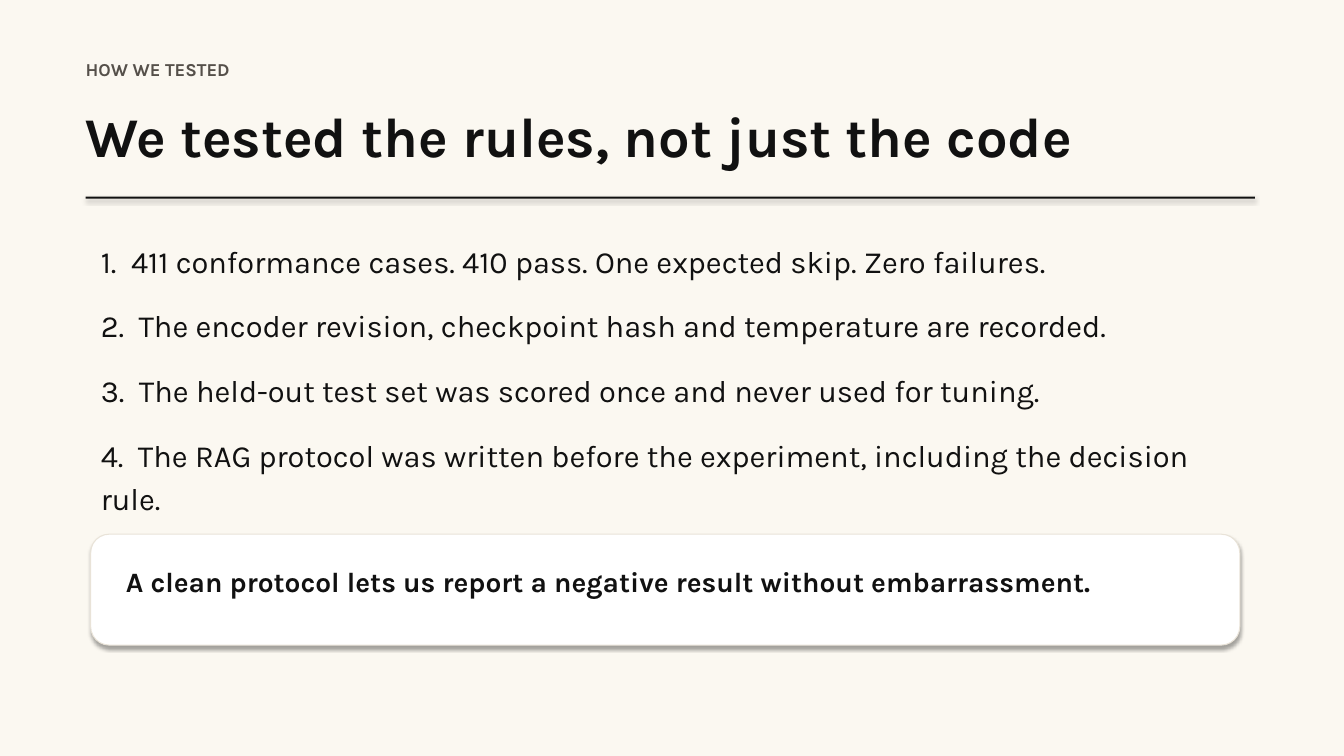
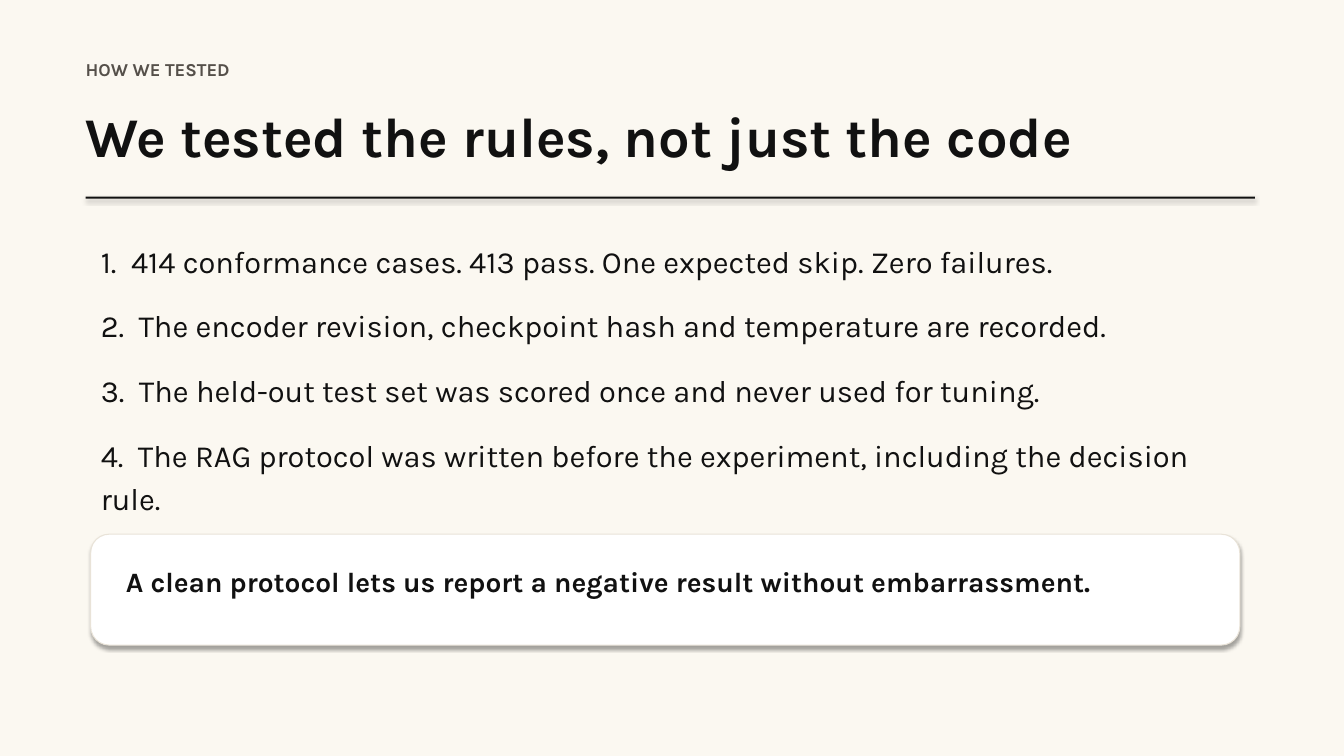
Before and after one commit to DharmilG/Misinformation-Detection, a slide deck: slide 17 of Project_Presentation.pptx (slide 13 before the commit). Drawn at 1344x756 pixels with LibreOffice and Linux fonts; fonts in the diff are those of the drawing. Boxes give left, top, right and bottom in pixels: in the first picture for what was removed or moved away, otherwise in the second. Text is boxed around its words. In the diff, an @@ line names an element or a change of style, - is before the commit and + after.

```diff
--- a/Project_Presentation.pptx
+++ b/Project_Presentation.pptx
@@ text at box(101, 252, 1052, 280): text changed @@
-1. 411 conformance cases. 410 pass. One expected skip. Zero failures.
+1. 414 conformance cases. 413 pass. One expected skip. Zero failures.
```
Also in this commit, not shown: 4 slides added, 3 other files.
